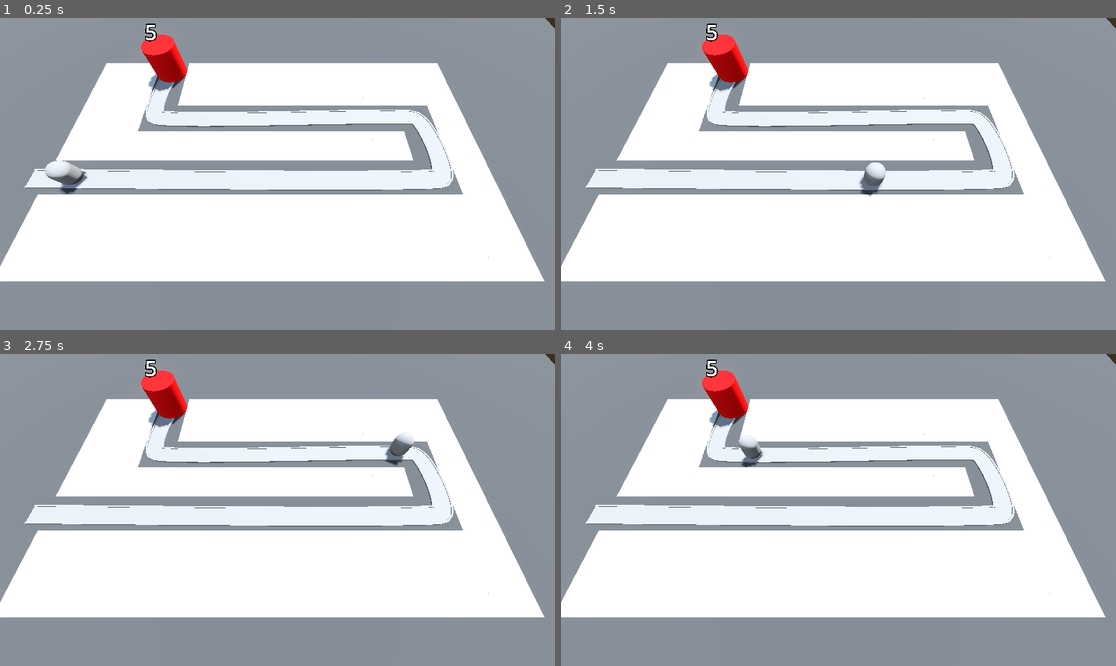
Above: before the commit, frames 1-4 (two rows, left to right).
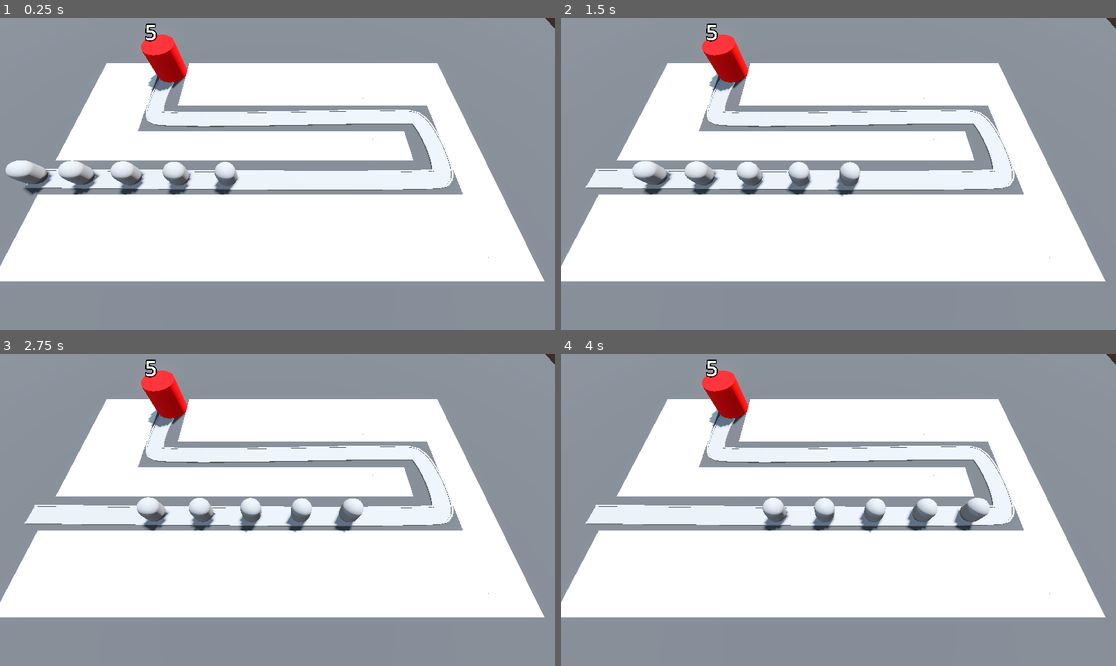
Above: after the commit, the same moments.

Repository: AhmadNasserx/tower-tiles
Game: Godot game, scene res://base_level.tscn
Same seed, same stepped clock (60 frames per second), same inputs: the game is played once before the commit and once after it.
Inputs:
- Up to frame 1 (0.25 s): no input
- Up to frame 2 (1.5 s): no input
- Up to frame 3 (2.75 s): no input
- Up to frame 4 (4 s): no input

The runs differ from the first frame. In frame 1, 2.2% of the frame differs, in the area x 1-44%, y 45-57%; in frame 2, 2.2%; in frame 3, 2.0%; in frame 4, 2.0%.

Commit message:
properties
learned setters and getters in gdscript

Diff:
--- a/Base/base.gd
+++ b/Base/base.gd
@@ -1,12 +1,20 @@
 extends Node3D
 
 @export var max_health:int = 5
+
+var current_health: int:
+	set(health_in):
+		current_health = health_in
+		label_3d.text = str(current_health)
+		if current_health < 1:
+			get_tree().reload_current_scene()
+
+
 @onready var label_3d: Label3D = $Label3D
 
 
 func _ready() -> void:
-	label_3d.text = str(max_health)
+	current_health = max_health
 
 func take_damage() -> void:
-	max_health -= 1
-	label_3d.text = str(max_health)
+	current_health -= 1
--- a/base_level.tscn
+++ b/base_level.tscn
@@ -97,6 +97,21 @@
 
 [node name="Enemy" parent="Path3D" instance=ExtResource("2_h8q3e")]
 transform = Transform3D(-0.000279825, 0, -0.99999, 0, 1, 0, 0.99999, 0, -0.000279825, -21.4975, 0, 6.19894)
-speed = 20.0
+
+[node name="Enemy2" parent="Path3D" instance=ExtResource("2_h8q3e")]
+transform = Transform3D(-0.0107292, 0, -0.999932, 0, 1, 0, 0.999932, 0, -0.0107292, -16.4981, 0, 6.25586)
+progress = 5.0
+
+[node name="Enemy3" parent="Path3D" instance=ExtResource("2_h8q3e")]
+transform = Transform3D(-0.00957338, 0, -0.999944, 0, 1, 0, 0.999944, 0, -0.00957338, -11.4981, 0, 6.30663)
+progress = 10.0
+
+[node name="Enemy4" parent="Path3D" instance=ExtResource("2_h8q3e")]
+transform = Transform3D(-0.00830613, 0, -0.999955, 0, 1, 0, 0.999955, 0, -0.00830613, -6.4983, 0, 6.35141)
+progress = 15.0
+
+[node name="Enemy5" parent="Path3D" instance=ExtResource("2_h8q3e")]
+transform = Transform3D(-0.00677232, 0, -0.999967, 0, 1, 0, 0.999967, 0, -0.00677232, -1.49843, 0, 6.38925)
+progress = 20.0
 
 [node name="Base" parent="." instance=ExtResource("3_qfv6b")]
